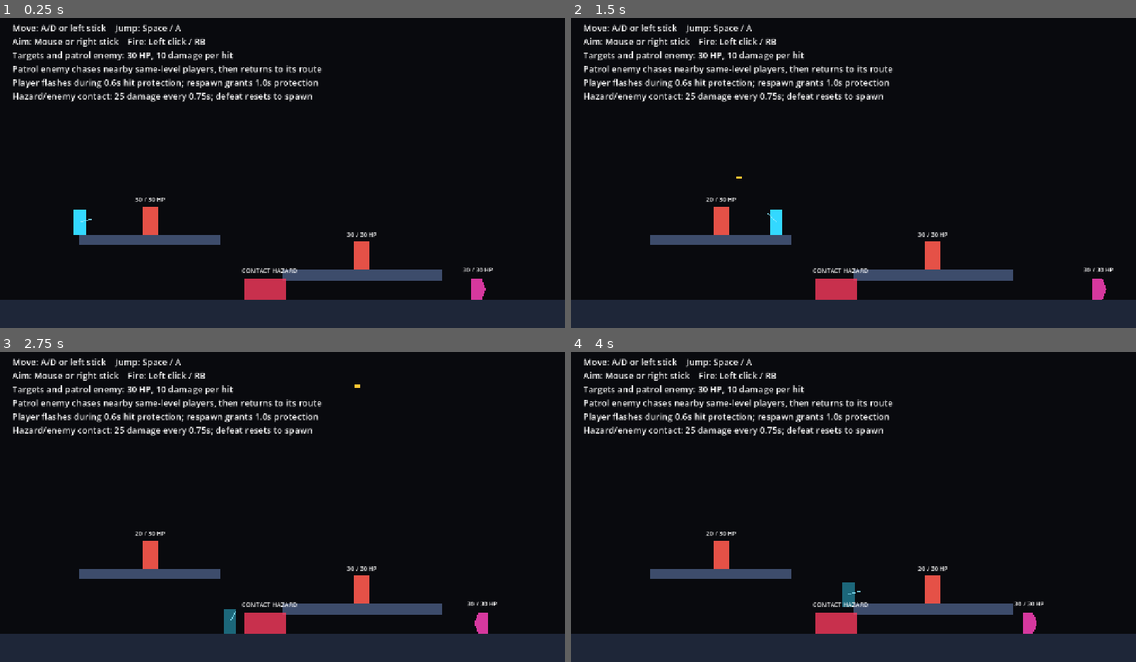
Above: before the commit, frames 1-4 (two rows, left to right).
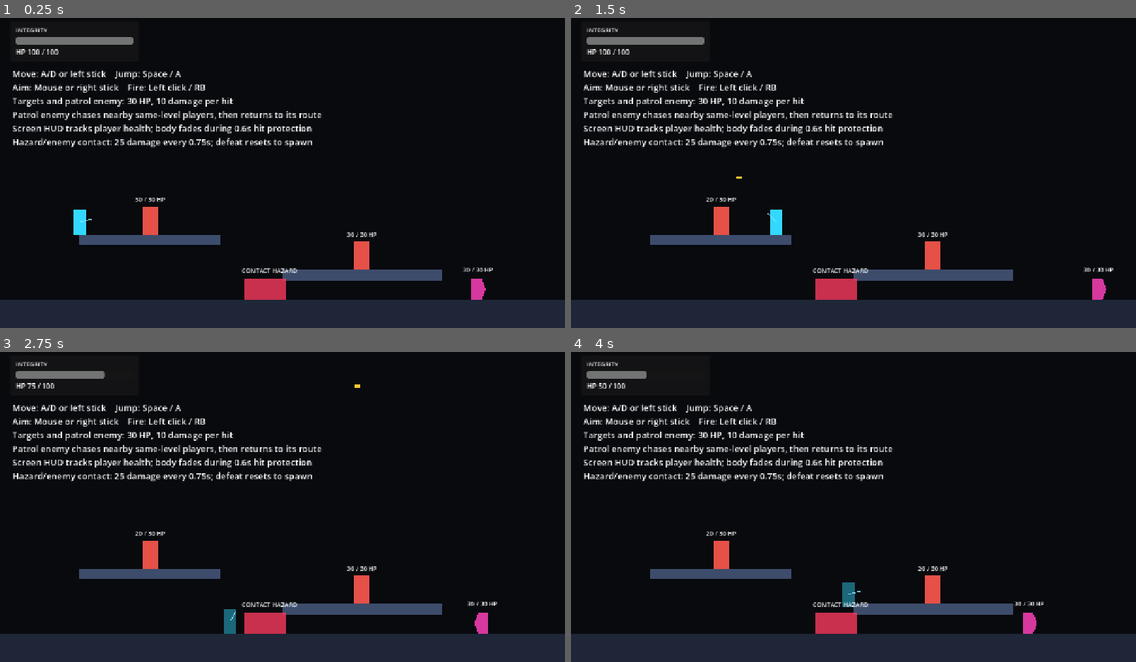
Above: after the commit, the same moments.

Repository: YangYuS8/riftwire
Game: Godot game, scene res://game/actors/player/movement_lab.tscn
The game is run twice, just before and just after one commit, with the same random seed, the same clock (stepped at 60 frames per second) and the same inputs.
Inputs (mouse positions are in pixels of both pictures, inside the frame that each line leads up to):
- Up to frame 1 (0.25 s): no input
- Up to frame 2 (1.5 s): tap Enter at 0.5 s; move the mouse to (977, 154) at 0.52 s; hold D (move_right) from 0.53 s (still down); click (977, 154) at 0.6 s; tap Space (jump) at 0.77 s; move the mouse to (740, 185) at 1.27 s; click (740, 185) at 1.35 s
- Up to frame 3 (2.75 s): tap Space (jump) at 1.52 s; move the mouse to (339, 432) at 2.02 s; release D (move_right) at 2.03 s; hold A (move_left) from 2.03 s (still down); click (339, 432) at 2.1 s
- Up to frame 4 (4 s): move the mouse to (825, 565) at 2.77 s; release A (move_left) at 2.78 s; hold D (move_right) from 2.78 s (still down); click (825, 565) at 2.85 s; tap Space (jump) at 3.02, 3.77 s; move the mouse to (1023, 550) at 3.52 s; click (1023, 550) at 3.6 s

The runs differ from the first frame. In frame 1, 6.5% of the frame differs, in the area x 2-57%, y 2-43%; in frame 2, 6.5%; in frame 3, 6.4%; in frame 4, 6.3%.

Commit message:
feat(ui): add health HUD to movement lab

Diff:
--- a/game/actors/player/movement_lab.tscn
+++ b/game/actors/player/movement_lab.tscn
@@ -1,9 +1,10 @@
-[gd_scene load_steps=8 format=3]
+[gd_scene load_steps=9 format=3]
 
 [ext_resource type="PackedScene" path="res://game/actors/player/player.tscn" id="1_player"]
 [ext_resource type="PackedScene" path="res://game/actors/enemies/target_dummy/target_dummy.tscn" id="2_dummy"]
 [ext_resource type="PackedScene" path="res://game/combat/damage/contact_damage_area.tscn" id="3_hazard"]
 [ext_resource type="PackedScene" path="res://game/actors/enemies/patrol_enemy/patrol_enemy.tscn" id="4_patrol_enemy"]
+[ext_resource type="PackedScene" path="res://game/ui/player_health_hud.tscn" id="5_health_hud"]
 
 [sub_resource type="RectangleShape2D" id="RectangleShape2D_floor"]
 size = Vector2(1280, 64)
@@ -22,6 +23,9 @@
 
 [node name="Player" parent="." instance=ExtResource("1_player")]
 position = Vector2(180, 430)
+
+[node name="PlayerHealthHud" parent="." instance=ExtResource("5_health_hud")]
+player_path = NodePath("../Player")
 
 [node name="Floor" type="StaticBody2D" parent="."]
 position = Vector2(640, 688)
@@ -68,8 +72,8 @@
 
 [node name="Instructions" type="Label" parent="."]
 offset_left = 28.0
-offset_top = 24.0
+offset_top = 128.0
 offset_right = 1240.0
-offset_bottom = 196.0
+offset_bottom = 292.0
 theme_override_font_sizes/font_size = 20
-text = "Move: A/D or left stick    Jump: Space / A\nAim: Mou …(130 unchanged characters)… vel players, then returns to its route\nPlayer flashes during 0.6s hit protection; respawn grants 1.0s protection\nHazard/enemy contact: 25 damage every 0.75s; defeat resets to spawn"
+text = "Move: A/D or left stick    Jump: Space / A\nAim: Mou …(130 unchanged characters)… vel players, then returns to its route\nScreen HUD tracks player health; body fades during 0.6s hit protection\nHazard/enemy contact: 25 damage every 0.75s; defeat resets to spawn"
